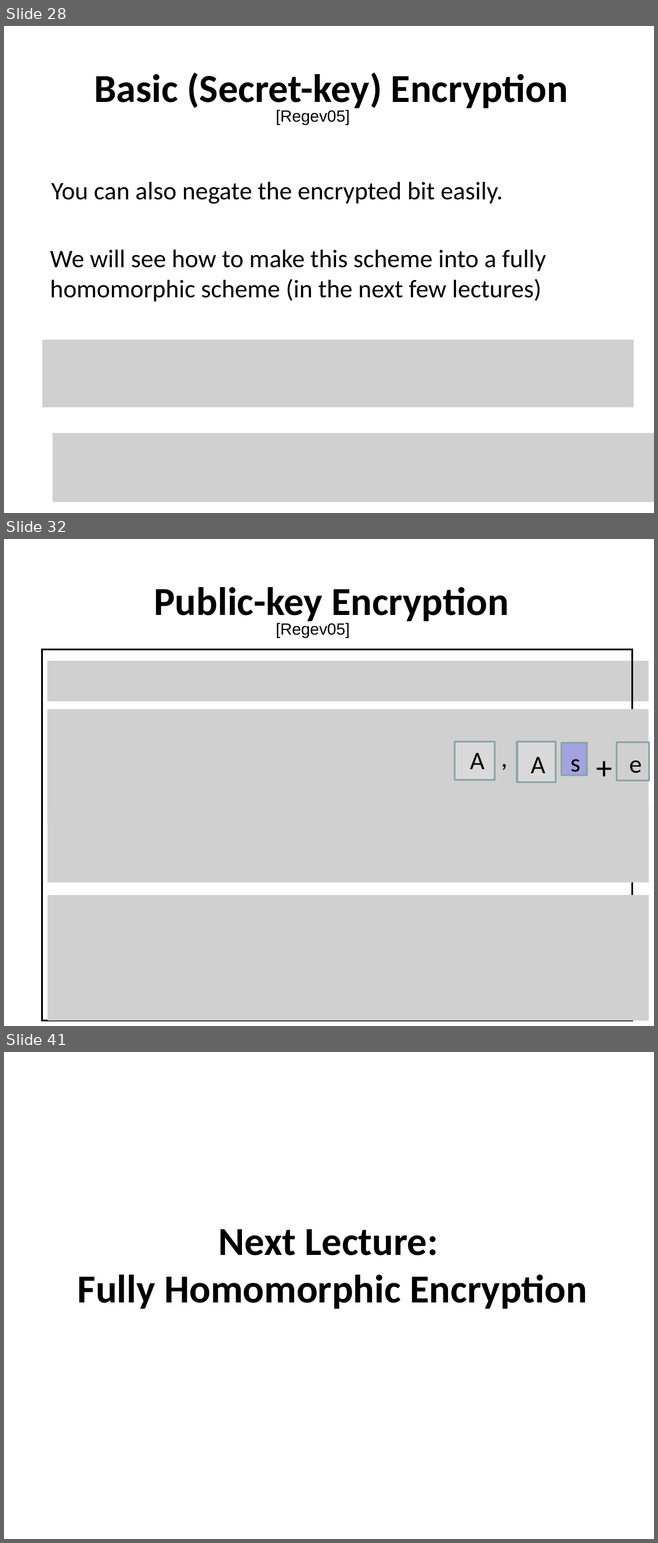
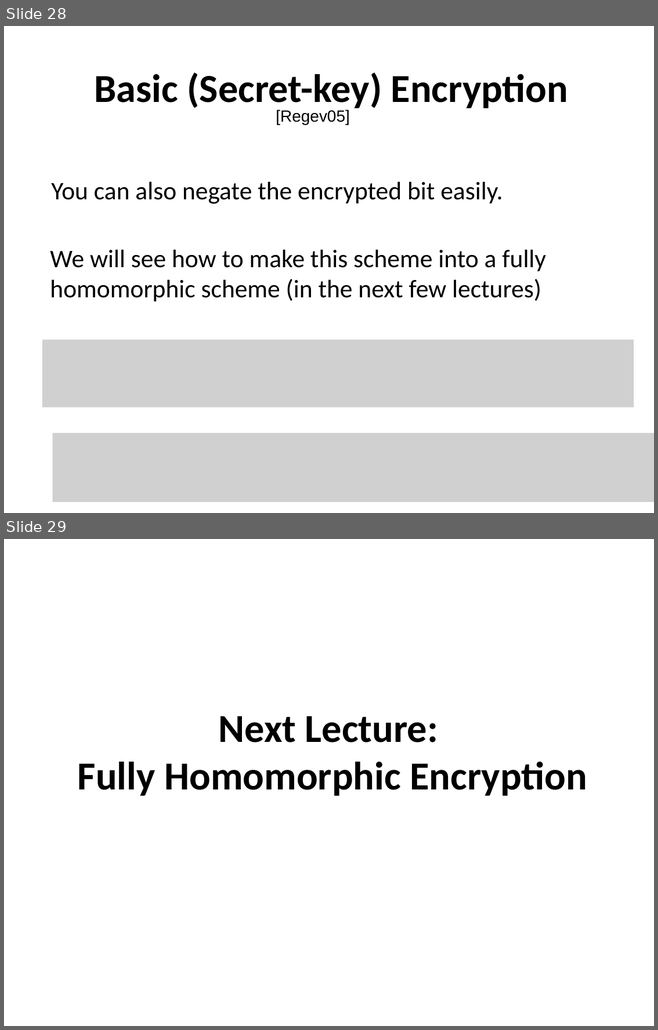
Before and after one commit to mit6875/mit6875.github.io, a slide deck: SLIDES/lec18.pptx. Shown one above the other, each under a label of ours: slides 28, 32 and 41 before the commit, slides 28 and 29 after it; the slides between them are not shown. The pictures are 658x1543 and 658x1030 pixels, drawn with LibreOffice and Linux fonts; fonts in the diff are those of the drawing; grey boxes stand for pictures. Boxes give left, top, right and bottom in pixels: in the first picture for what was removed or moved away, otherwise in the second. Text is boxed around its words. In the diff, an @@ line names an element or a change of style, - is before the commit and + after.

```diff
--- a/SLIDES/lec18.pptx
+++ b/SLIDES/lec18.pptx
@@ slide 32 removed at bbox=[4, 539, 654, 1026], background #FFFFFF @@
@@ title removed at bbox=[154, 587, 509, 624] @@
-Public-key Encryption
@@ text removed at bbox=[275, 623, 350, 638] @@
-[Regev05]
@@ rectangle removed at bbox=[42, 649, 632, 1021] @@
@@ picture removed at bbox=[48, 660, 648, 701] @@
@@ picture removed at bbox=[48, 709, 648, 824] @@
@@ group removed at bbox=[454, 736, 648, 788]: 6 texts, 3 rectangles, 1 picture @@
-,
-A
-A
-s
-+
-e
@@ picture removed at bbox=[48, 806, 648, 882] @@
@@ picture removed at bbox=[48, 895, 648, 1021] @@
@@ what was slide 41 is now slide 29 @@
```
Also in this commit, not shown: 11 other slides removed, 1 other file.
